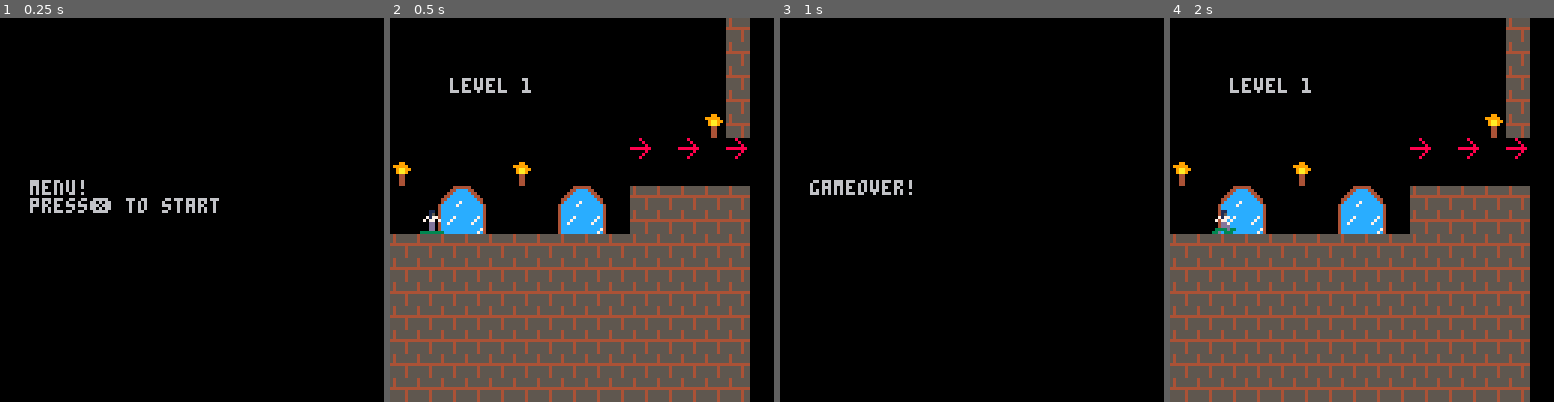
Above: before the commit, frames 1-4 (left to right).
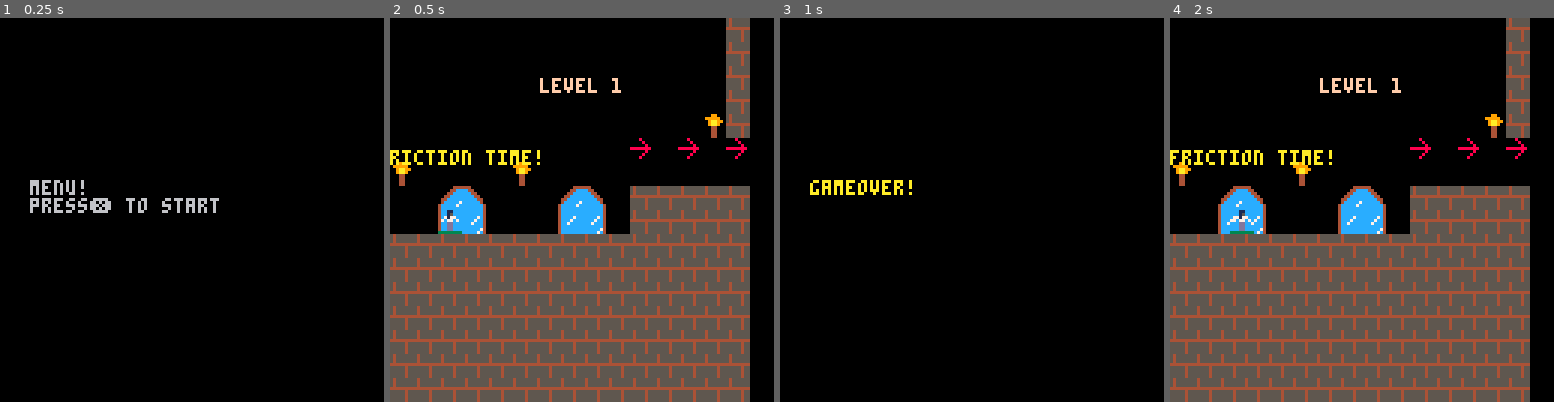
Above: after the commit, the same moments.

Repository: FrederikHR/GDB
Game: PICO-8 cartridge lift.p8
The game is run twice, just before and just after one commit, with the same random seed, the same clock (stepped at 60 frames per second) and the same inputs.
Inputs:
- Up to frame 1 (0.25 s): no input
- Up to frame 2 (0.5 s): tap X (X key) at 0.33 s
- Up to frame 3 (1 s): tap O (Z key) at 0.7 s
- Up to frame 4 (2 s): tap X (X key) at 1.07, 1.85 s; hold Right from 1.6 s (still down); tap O (Z key) at 1.7 s

Frame 1 is identical in both runs. In frame 2, 1.6% of the frame differs, in the area x 0-61%, y 15-57%; in frame 3, 0.5%; in frame 4, 1.6%.

Commit message:
basic friction time + sound effect

Diff:
--- a/lift.p8
+++ b/lift.p8
@@ -54,7 +57,7 @@
 
 function game_update()
 
-	if (btnp(❎)) pause_init() --pause
+	--if (btnp(❎)) pause_init() --pause
 	if (btnp(🅾️)) gameover_init() --game over
 	update_player()
 	--if (v.active) update_vine()
@@ -63,7 +66,7 @@
 function game_draw()
 	cls()
 	map(0, 0, 0, 0)
-	print("level 1",20,20) --game draw code
+	print("level 1",50,20, 15) --game draw code
 	draw_player()
 end
 
@@ -79,6 +82,8 @@
 	p.left=false
 	p.vine=true
 	p.anims=panims
+	p.friction_time = false
+	p.timer = time()
 end
 
 function update_player()
@@ -88,18 +93,45 @@
 
 function draw_player()
 	spr(abs(p.spr),p.x,p.y,p.sw,p.sh,p.left!=(p.spr<0))
+	if p.friction_time then
+		print("friction time!", p.x-20, p.y-20, 10)
+	end
+
 end
 
 function move_player()
-
 	if btn(0) then
 	 p.x-=1
 	 p.left=true
 	 p.play="walk"
+
 	elseif btn(1) then
 	 p.x+=1
 	 p.left=false
 	 p.play="walk"
+	end
+
+	if p.friction_time then
+	--[[ friction time lasts for
+		1/2 a second, or 15 frames
+	--]]
+
+		if abs(p.timer - time()) < 0.5 then
+			if p.left then
+				p.x -= 2
+			else
+				p.x += 2
+			end
+		else
+			p.friction_time = false
+		end
+	end
+
+	if btn(❎) and not p.friction_time then
+		p.friction_time = true
+		p.timer = time()
+		play_sound(sounds.friction_time)
+
 	elseif btn(3) then
 		p.play="crouch"
 		if btn(5) then
@@ -212,21 +244,6 @@
 
 end
 -->8
--- player mechanics
-
-function friction_time()
-	--[[
-	when toggled,
-		glide in the direction
-		that was walked towards
-		in the last frames
-
-
-
-	--]]
-end
-
--->8
 -- sounds and music
 
 patterns= {
@@ -235,12 +252,12 @@
 
 sounds = {
 	start = 0,
-	game_over = 2
+	game_over = 2,
+	friction_time = 6
 }
 
 function play_music(pattern)
 	-- -1 means no music
-
 	music(pattern)
 end
 
Not shown, changed: the sound effects (__sfx__) section of lift.p8
